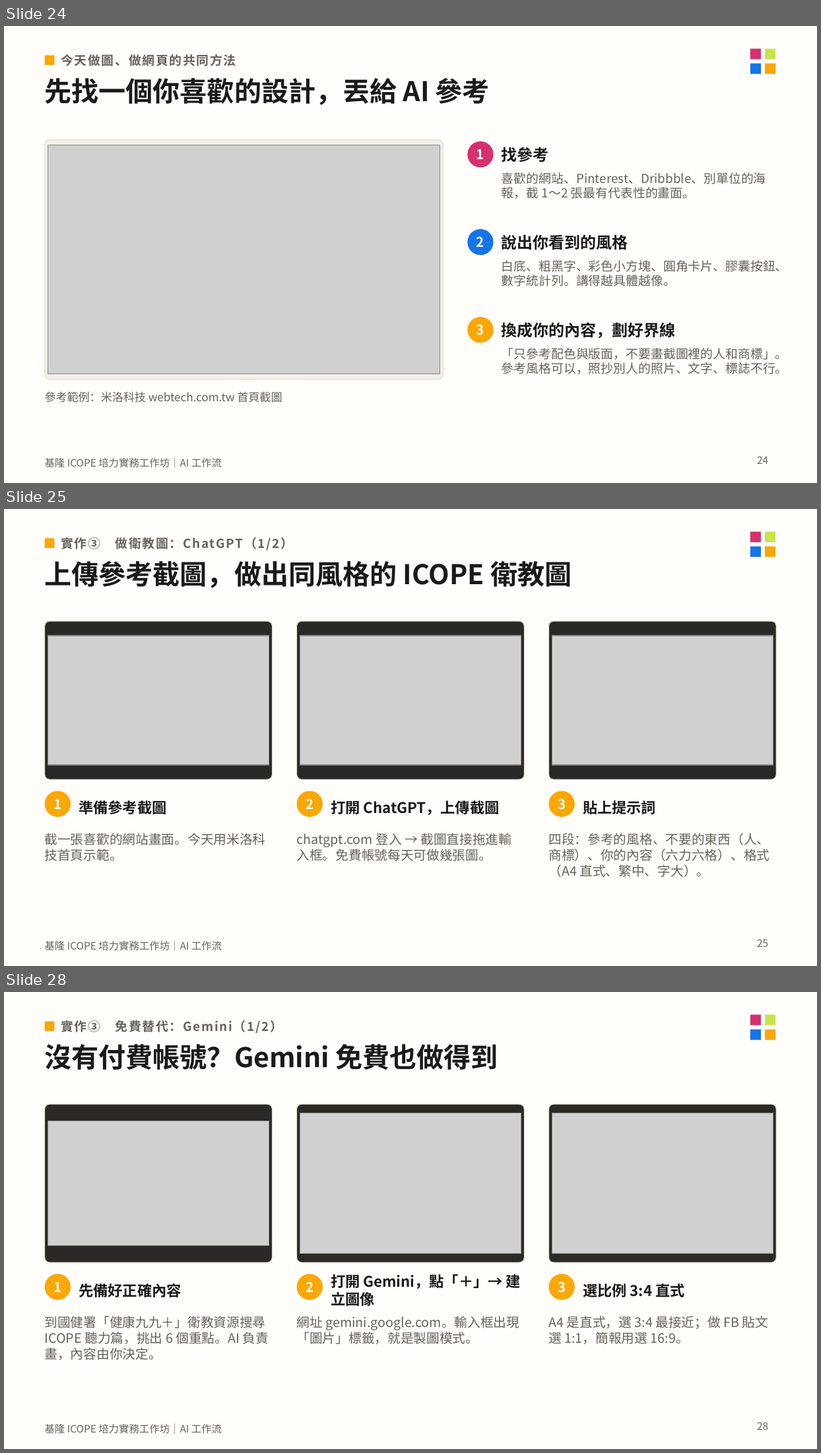
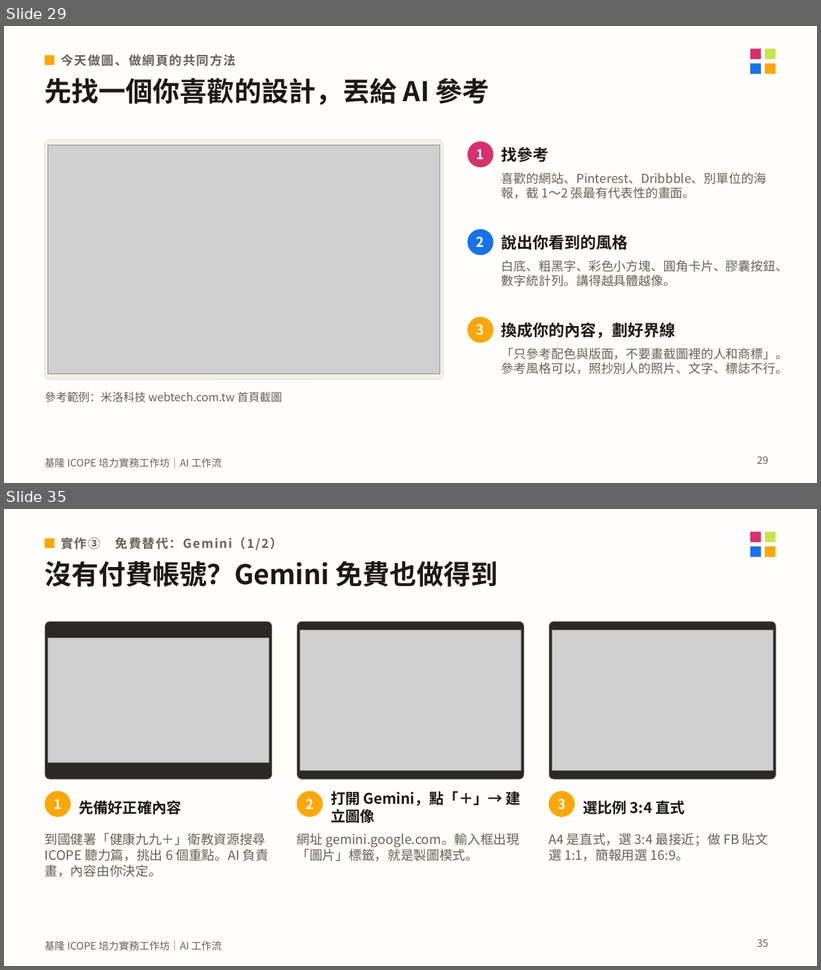
Before and after one commit to mattsue1003/keelung-icope-ai, a slide deck: 基隆ICOPE_AI工作坊_講義.pptx. Shown one above the other, each under a label of ours: slides 24, 25 and 28 before the commit, slides 29 and 35 after it; the slides between them are not shown. The pictures are 821x1453 and 821x970 pixels, drawn with LibreOffice and Linux fonts; fonts in the diff are those of the drawing; grey boxes stand for pictures. Boxes give left, top, right and bottom in pixels: in the first picture for what was removed or moved away, otherwise in the second. Text is boxed around its words. In the diff, an @@ line names an element or a change of style, - is before the commit and + after.

```diff
--- a/基隆ICOPE_AI工作坊_講義.pptx
+++ b/基隆ICOPE_AI工作坊_講義.pptx
@@ slide 25 removed at [4, 509, 817, 966], background #FFFEFA; not listed: 5 template elements that a slide beside it also shows @@
@@ rectangle removed at [45, 538, 54, 548] @@
@@ text removed at [61, 537, 293, 551] @@
-實作③ 做衛教圖：ChatGPT（1/2）
@@ text removed at [45, 561, 572, 588] @@
-上傳參考截圖，做出同風格的 ICOPE 衛教圖
@@ rounded rectangle removed at [45, 621, 273, 780] @@
@@ rounded rectangle removed at [297, 621, 524, 780] @@
@@ rounded rectangle removed at [548, 621, 776, 780] @@
@@ picture removed at [48, 636, 269, 765] @@
@@ picture removed at [300, 636, 521, 765] @@
@@ picture removed at [552, 636, 773, 765] @@
@@ ellipse removed at [45, 791, 71, 817] @@
@@ text removed at [54, 799, 61, 809] @@
-1
@@ text removed at [79, 801, 166, 815] @@
-準備參考截圖
@@ ellipse removed at [297, 791, 323, 817] @@
@@ text removed at [306, 799, 314, 809] @@
-2
@@ text removed at [331, 801, 500, 815] @@
-打開 ChatGPT，上傳截圖
@@ ellipse removed at [548, 791, 575, 817] @@
@@ text removed at [558, 799, 566, 810] @@
-3
@@ text removed at [583, 801, 656, 815] @@
-貼上提示詞
@@ text removed at [45, 833, 266, 861] @@
-截一張喜歡的網站畫面。今天用米洛科技首頁示範。
@@ text removed at [296, 833, 512, 861] @@
-chatgpt.com 登入 → 截圖直接拖進輸入框。免費帳號每天可做幾張圖。
@@ text removed at [548, 833, 770, 877] @@
-四段：參考的風格、不要的東西（人、商標）、你的內容（六力六格）、格式（A4 直式、繁中、字大）。
@@ page number removed at [757, 939, 768, 947] @@
-25
@@ what was slide 24 is now slide 29 @@
@@ page number at [757, 456, 768, 464]: text changed @@
-24
+29
@@ what was slide 28 is now slide 35 @@
@@ page number at [757, 939, 768, 947]: text changed @@
-28
+35
```
Also in this commit, not shown: 3 slides changed, 8 slides added, 26 other files.
